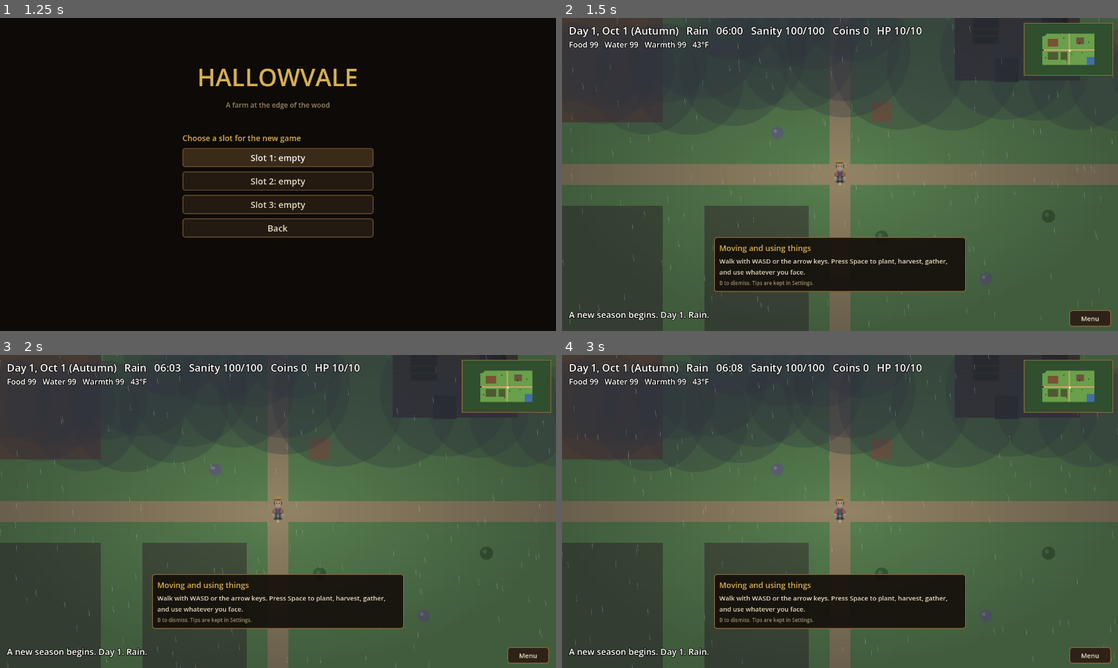
Above: before the commit, frames 1-4 (two rows, left to right).
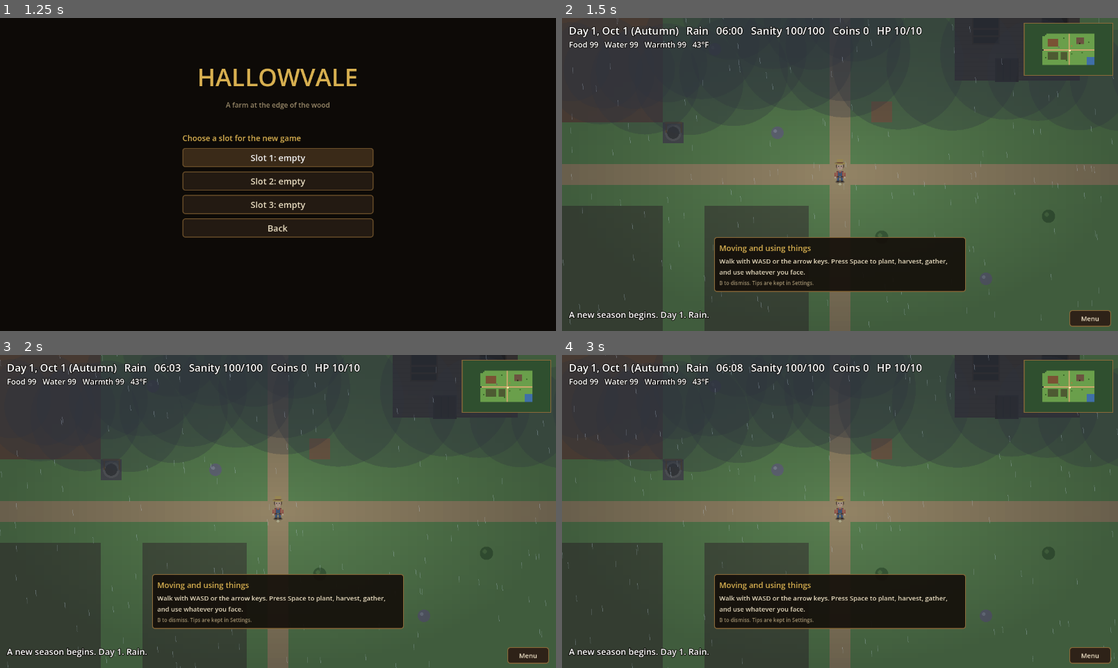
Above: after the commit, the same moments.

Repository: joshj1108/CrowCreekHollow
Game: Godot game, scene res://scenes/main.tscn
Two runs of this game, one before a commit and one after it. Both use one fixed random seed, a clock stepped at 60 frames per second and the inputs below.
Inputs:
- Up to frame 1 (1.25 s): click "New Game" at 0.5 s
- Up to frame 2 (1.5 s): click "Slot 1: empty" at 1.25 s
- Up to frame 3 (2 s): no input
- Up to frame 4 (3 s): click "Menu" at 2 s; click "Skills K" at 2.75 s

Frame 1 is identical in both runs. In frame 2, 0.2% of the frame differs, in the area x 18-90%, y 9-40%; in frame 3, 0.2%; in frame 4, 0.2%.

Commit message:
Add a seized well, a hose to every plot, and daily watering
The farm has a well beside plot one that starts seized. Repairing the
pump costs wood, fiber, and Carpentry, and fills the tank. Attaching
the hose lets you water any growing crop. Each crop needs one
watering a day to grow overnight, and rain waters every crop on wet
days.

Co-Authored-By: Claude Haiku 5.5 <noreply@anthropic.com>
Claude-Session: https://claude.ai/code/session_016EvHBYyFANDWxunM27u84C

Diff:
--- a/scripts/action_bar.gd
+++ b/scripts/action_bar.gd
@@ -39,6 +39,7 @@
 	"Buildings": "The workshop, the coop, and the barn",
 	"Coop": "Hens and their feed",
 	"Barn": "Livestock",
+	"Well": "Water for the farm",
 	"Achievements": "Things you have done",
 	"Settings": "Time is paused while you are here",
 }
--- a/scripts/main.gd
+++ b/scripts/main.gd
@@ -142,6 +142,12 @@
 const MEAL_FOOD := 45.0
 const CROP_FOOD := 18.0
 const POND_WATER := 40.0
+const WELL_IX := Vector2i(12, 10)     # farm tile between plot one and the path, beside plot one
+const WELL_CAPACITY := 40.0           # water in the tank when it refills each morning
+const DRINK_WELL := 35.0
+const WELL_REPAIR := {"wood": 4, "fiber": 3, "level": 2}
+const HOSE_COST := {"fiber": 3, "resin": 2}
+const WATER_RAIN_KINDS := ["drizzle", "rain", "downpour"]   # rain waters every crop
 const SEASON_TEMP := {"Winter": 40.0, "Spring": 51.0, "Summer": 67.0, "Autumn": 54.0}
 const WEATHER_TEMP := {"sunny": 6.0, "cloudy": 0.0, "fog": -2.0, "drizzle": -3.0, "rain": -4.0, "downpour": -6.0, "snow": -10.0}
 const WEATHER_LIGHT := {
@@ -162,7 +168,8 @@
 const TIPS := [
 	{"id": "move", "title": "Moving and using things", "text": "Walk with WASD or the arrow keys. Press Space to plant, harvest, gather, and use whatever you face."},
 	{"id": "menus", "title": "Menus", "text": "K Skills, I Inventory, G Gear, C Craft, Q Quests, H House, U Buildings, J Achievements. Esc opens Settings, and time stops while it's open."},
-	{"id": "farm", "title": "Growing food", "text": "Face a soil tile and press Space to plant a seed. Crops ripen over days. Face a ripe crop and press Space to harvest it."},
+	{"id": "farm", "title": "Growing food", "text": "Face a soil tile and press Space to plant a seed. Crops need water each day to grow. Face a ripe crop and press Space to harvest it."},
+	{"id": "well", "title": "The well", "text": "The pump by the plots is seized. Repair it from the Well panel, then attach the hose. The hose reaches every plot, so face a crop and press Space to water it. Rain waters everything."},
 	{"id": "sleep", "title": "Sleeping", "text": "Walk to the bed in the bedroom and press Space from 18:00 to save and end the day. Stay up past 03:00 and you collapse, which lowers your sanity limit."},
 	{"id": "chores", "title": "Keeping house", "text": "The house wears down a little each night. Tidy it and mend a board each day from the House menu (H). Chores you skip add wear."},
 	{"id": "repair", "title": "Repairing the farmhouse", "text": "Repair the house from the House menu (H). Each stage restores it inside and out, and unlocks rooms and features."},
@@ -575,9 +582,9 @@
 	{"message": "The field is quiet tonight. Too quiet.", "shadow": "none", "sanity": -3},
 ]
 
-enum Tile { TREE, GRASS, SOIL, PATH, WATER, HOUSE, DOOR, FLOOR, WALL, EXIT, BED, STATION, DESK, FALLOW, STALL, CELLAR, COOLER, GATE, SMOKEHOUSE, FURNACE, PORTAL, CAMP, CAVE_MOUTH, CAVE_EXIT, ORE_COPPER, ORE_IRON, COOP, BARN, TABLE, FIREPLACE }
-
-const BLOCKING := [Tile.TREE, Tile.WATER, Tile.HOUSE, Tile.WALL, Tile.BED, Tile.STATION, Tile.DESK, Tile.STALL, Tile.CELLAR, Tile.COOLER, Tile.SMOKEHOUSE, Tile.FURNACE, Tile.CAMP, Tile.ORE_COPPER, Tile.ORE_IRON, Tile.COOP, Tile.BARN, Tile.TABLE, Tile.FIREPLACE]
+enum Tile { TREE, GRASS, SOIL, PATH, WATER, HOUSE, DOOR, FLOOR, WALL, EXIT, BED, STATION, DESK, FALLOW, STALL, CELLAR, COOLER, GATE, SMOKEHOUSE, FURNACE, PORTAL, CAMP, CAVE_MOUTH, CAVE_EXIT, ORE_COPPER, ORE_IRON, COOP, BARN, TABLE, FIREPLACE, WELL }
+
+const BLOCKING := [Tile.TREE, Tile.WATER, Tile.HOUSE, Tile.WALL, Tile.BED, Tile.STATION, Tile.DESK, Tile.STALL, Tile.CELLAR, Tile.COOLER, Tile.SMOKEHOUSE, Tile.FURNACE, Tile.CAMP, Tile.ORE_COPPER, Tile.ORE_IRON, Tile.COOP, Tile.BARN, Tile.TABLE, Tile.FIREPLACE, Tile.WELL]
 
 const TILE_COLORS := {
 	Tile.TREE: Color("2f4f2f"),
@@ -606,6 +613,7 @@
 	Tile.ORE_COPPER: Color("b87333"),
 	Tile.ORE_IRON: Color("8a8f99"),
 	Tile.COOP: Color("8a6a3a"),
+	Tile.WELL: Color("6e6a64"),
 	Tile.BARN: Color("7a2e26"),
 	Tile.TABLE: Color("7a5230"),
 	Tile.FIREPLACE: Color("5a5650"),
@@ -648,7 +656,10 @@
 var food := 100.0
 var water := 100.0
 var warmth := 100.0
-var starve_timer := 0.0      # hours spent with an empty need, toward the next HP lost
+var starve_timer := 0.0
+var well_repaired := false
+var hose_attached := false
+var well_water := 0.0      # hours spent with an empty need, toward the next HP lost
 var weather_kind := ""       # today's weather, rolled each morning: see WEATHER_WEIGHTS
 var skill_xp := {"Farming": 0, "Bushcrafting": 0, "Carpentry": 0, "Cleaning": 0, "Fishing": 0, "Cooking": 0, "Combat": 0, "Forestry": 0, "Mining": 0, "Smithing": 0}
 var inventory := {"seeds": STARTING_SEEDS, "pumpkin_seeds": 0, "crops": 0, "fish": 0, "meals": 0, "smoked": 0, "dried": 0, "canned": 0, "fermented": 0}
@@ -962,6 +973,8 @@
 				_draw_coop_tile(cell, Vector2i(x, y) - coop_tile)
 			elif tile == Tile.BARN:
 				_draw_barn_tile(cell, Vector2i(x, y) - barn_tile)
+			elif tile == Tile.WELL:
+				_draw_well(cell)
 			elif tile == Tile.CELLAR:
 				_draw_cellar_tile(cell)
 			elif tile == Tile.SMOKEHOUSE:
@@ -1001,6 +1014,9 @@
 		var center := _tile_center(pos.x, pos.y)
 		var size := PX * (0.2 + 0.2 * stage)
 		draw_rect(Rect2(center - Vector2.ONE * size * 0.5, Vector2.ONE * size), Color(colors[stage]))
+		# A blue drop shows the crop was watered today, so it will grow tonight.
+		if int(crop.get("watered_day", 0)) == day:
+			draw_circle(center + Vector2(PX * 0.34, -PX * 0.34), PX * 0.1, Color("6fa8dc"))
 
 	for pos in rocks:
 		var rc := _tile_center(pos.x, pos.y)
@@ -1213,6 +1229,8 @@
 					t = Tile.DOOR
 				if GROVE_SPOTS.has(Vector2i(ix, iy)):
 					t = Tile.TREE
+				if Vector2i(ix, iy) == WELL_IX:
+					t = Tile.WELL
 			row.append(t)
 		map.append(row)
 
@@ -1477,6 +1495,8 @@
 			return cellar_built
 		"needs":
 			return current_hour >= 12.0
+		"well":
+			return day >= 2
 	return false
 
 
@@ -1659,6 +1679,15 @@
 		return
 	if action_id == "unstick":
 		_unstick()
+		return
+	if action_id == "repair_well":
+		_repair_well()
+		return
+	if action_id == "attach_hose":
+		_attach_hose()
+		return
+	if action_id == "drink_well":
+		_drink_well()
 		return
 	if action_id == "toggle_music":
 		_toggle_music()
@@ -1778,6 +1807,8 @@
 			rows = _coop_rows()
 		"Barn":
 			rows = _barn_rows()
+		"Well":
+			rows = _well_rows()
 		"Settings":
 			rows = _settings_rows() + _tip_rows() + _game_rows()
 	action_bar.show_panel(open_tab, rows)
@@ -1826,6 +1857,9 @@
 	rows.append({"grid": _seed_cells(), "columns": 5})
 	rows.append({"section": "Planting"})
 	rows.append({"name": "Planting with", "value": _seed_label(selected_seed)})
+	var growing := crops.size()
+	if growing > 0:
+		rows.append({"name": "Watered today", "value": "%d of %d growing crops" % [_watered_today(), growing], "progress": float(_watered_today()) / float(growing)})
 	if _level("Farming") >= PUMPKIN_LEVEL:
 		rows.append({
 			"name": "Switch seed",
@@ -2331,6 +2365,9 @@
 	if kind == Tile.WATER:
 		_drink_pond()
 		return
+	if kind == Tile.WELL:
+		_toggle_tab("Well")
+		return
 	if kind == Tile.TREE and GROVE_SPOTS.has(tile - Vector2i(BORDER_X, BORDER_Y)):
 		_chop(tile)
 		return
@@ -2367,8 +2404,10 @@
 	if crops.has(tile):
 		if crops[tile]["stage"] >= MAX_STAGE:
 			_harvest(tile)
+		elif int(crops[tile].get("watered_day", 0)) == day:
+			_show_message("Already watered today. It isn't ready yet.")
 		else:
-			_show_message("It isn't ready yet.")
+			_water_crop(tile)
 	else:
 		_plant(tile)
 
@@ -2589,6 +2628,123 @@
 	hp = mini(max_hp(), hp + HEAL_MEAL)
 	food = minf(100.0, food + MEAL_FOOD)
 	_show_message("You eat a warm meal. Your mind steadies. Food %d/100, HP %d/%d" % [food, hp, max_hp()])
+
+
+func _can_repair_well() -> bool:
+	return not well_repaired and materials["wood"] >= WELL_REPAIR["wood"] \
+		and materials["fiber"] >= WELL_REPAIR["fiber"] and _level("Carpentry") >= WELL_REPAIR["level"]
+
+
+func _repair_well() -> void:
+	if not _can_repair_well():
+		_show_message("The pump needs %d wood, %d fiber, and Carpentry %d to repair." % [WELL_REPAIR["wood"], WELL_REPAIR["fiber"], WELL_REPAIR["level"]])
+		return
+	materials["wood"] -= WELL_REPAIR["wood"]
+	materials["fiber"] -= WELL_REPAIR["fiber"]
+	well_repaired = true
+	well_water = WELL_CAPACITY
+	_grant_xp("Carpentry", XP_REPAIR)
+	_show_message("You rebuild the pump and the water comes up cold. +%d Carpentry XP" % XP_REPAIR)
+	queue_redraw()
+
+
+func _can_attach_hose() -> bool:
+	return well_repaired and not hose_attached and materials["fiber"] >= HOSE_COST["fiber"] \
+		and materials["resin"] >= HOSE_COST["resin"]
+
+
+# The hose runs from the pump to every plot on the farm, so it waters any crop you face.
+func _attach_hose() -> void:
+	if not _can_attach_hose():
+		_show_message("The hose needs %d fiber and %d resin, and the pump has to be working." % [HOSE_COST["fiber"], HOSE_COST["resin"]])
+		return
+	materials["fiber"] -= HOSE_COST["fiber"]
+	materials["resin"] -= HOSE_COST["resin"]
+	hose_attached = true
+	_show_message("The hose is on. It reaches every plot, so face a crop and press Space to water it.")
+
+
+func _drink_well() -> void:
+	if not well_repaired:
+		_show_message("The pump is seized. Repair it from this panel first.")
+		return
+	if water >= 100.0:
+		_show_message("You're not thirsty.")
+		return
+	water = minf(100.0, water + DRINK_WELL)
+	_show_message("Cold water from the pump. Water %d/100" % water)
+
+
+# Watering uses one unit from the tank, and a crop only needs to be watered once a day.
+func _water_crop(tile: Vector2i) -> void:
+	if not well_repaired or not hose_attached:
+		_show_message("Nothing comes out of the hose. Repair the pump and attach the hose from the Well.")
+		return
+	if well_water < 1.0:
+		_show_message("The tank is dry. It refills each morning.")
+		return
+	well_water -= 1.0
+	crops[tile]["watered_day"] = day
+	stats["watered"] = int(stats.get("watered", 0)) + 1
+	_show_message("Watered. The tank has %d left." % int(well_water))
+	queue_redraw()
+
+
+func _watered_today() -> int:
+	var n := 0
+	for pos in crops:
+		if int(crops[pos].get("watered_day", 0)) == day:
+			n += 1
+	return n
+
+
+func _well_rows() -> Array:
+	var rows: Array = [{"section": "Pump"}]
+	if not well_repaired:
+		rows.append({"name": "Pump", "value": "Seized. The pipe has rotted through, and the crank won't turn."})
+		rows.append({
+			"name": "Repair the pump",
+			"value": "%d wood, %d fiber, Carpentry %d" % [WELL_REPAIR["wood"], WELL_REPAIR["fiber"], WELL_REPAIR["level"]],
+			"button": "Repair",
+			"action": "repair_well",
+			"enabled": _can_repair_well(),
+		})
+		rows.append({"note": "Repairing the pump also refills the tank and gives Carpentry XP."})
+		return rows
+	rows.append({"name": "Water in the tank", "value": "%d of %d" % [int(well_water), int(WELL_CAPACITY)], "progress": well_water / WELL_CAPACITY})
+	rows.append({"note": "The tank refills each morning. Drinking from the pump costs nothing."})
+	rows.append({
+		"name": "Drink from the pump",
+		"value": "+%d water" % int(DRINK_WELL),
+		"button": "Drink",
+		"action": "drink_well",
+		"enabled": water < 100.0,
+	})
+	rows.append({"section": "Hose"})
+	if hose_attached:
+		rows.append({"name": "Hose", "value": "Attached. It reaches every plot on the farm. Face a crop and press Space to water it."})
+	else:
+		rows.append({
+			"name": "Attach the hose",
+			"value": "%d fiber, %d resin. It reaches every plot on the farm." % [HOSE_COST["fiber"], HOSE_COST["resin"]],
+			"button": "Attach",
+			"action": "attach_hose",
+			"enabled": _can_attach_hose(),
+		})
+	return rows
+
+
+func _draw_well(cell: Rect2) -> void:
+	var c := cell.get_center()
+	var r := cell.size.x * 0.4
+	draw_circle(c, r, Color("6e6a64"))
+	draw_circle(c, r * 0.72, Color("2a3440") if well_repaired else Color("3d3a36"))
+	if well_repaired:
+		draw_circle(c + Vector2(-r * 0.2, -r * 0.2), r * 0.2, Color("5a7d9a"))
+	# Posts and a crossbeam with the crank.
+	draw_rect(Rect2(c.x - r * 0.95, c.y - r * 1.25, 4, r * 1.25), Color("6b4e2e"))
+	draw_rect(Rect2(c.x + r * 0.9, c.y - r * 1.25, 4, r * 1.25), Color("6b4e2e"))
+	draw_rect(Rect2(c.x - r * 1.05, c.y - r * 1.3, r * 2.1, 4), Color("7a5a36"))
 
 
 func _eat_crop() -> void:
@@ -5008,8 +5164,21 @@
 	stats["spoiled"] += spoiled
 	var spoil_note := (" %d fish spoiled in your pack overnight." % spoiled) if spoiled > 0 else ""
 	var upkeep_note := _settle_day()
+	# Rain waters every crop. Otherwise a crop must have been watered today to grow.
+	if weather_kind in WATER_RAIN_KINDS:
+		for pos in crops:
+			crops[pos]["watered_day"] = day
+	var thirsty := 0
 	for pos in crops.keys():
-		crops[pos]["stage"] = min(crops[pos]["stage"] + 1, MAX_STAGE)
+		if int(crops[pos].get("watered_day", 0)) == day:
+			crops[pos]["stage"] = min(crops[pos]["stage"] + 1, MAX_STAGE)
+		elif crops[pos]["stage"] < MAX_STAGE:
+			thirsty += 1
+	if thirsty > 0:
+		upkeep_note += " %d crop%s went thirsty and didn't grow." % [thirsty, "" if thirsty == 1 else "s"]
+	# The pump refills the tank overnight.
+	if well_repaired:
+		well_water = WELL_CAPACITY
 	day += 1
 	_roll_weather()
 	clock = 0.0
@@ -5113,6 +5282,9 @@
 		"water": water,
 		"warmth": warmth,
 		"starve_timer": starve_timer,
+		"well_repaired": well_repaired,
+		"hose_attached": hose_attached,
+		"well_water": well_water,
 		"skill_xp": skill_xp,
 		"inventory": inventory,
 		"materials": materials,
@@ -5188,6 +5360,9 @@
 	water = float(data.get("water", 100.0))
 	warmth = float(data.get("warmth", 100.0))
 	starve_timer = float(data.get("starve_timer", 0.0))
+	well_repaired = bool(data.get("well_repaired", false))
+	hose_attached = bool(data.get("hose_attached", false))
+	well_water = float(data.get("well_water", 0.0))
 	_merge_ints(skill_xp, data.get("skill_xp"))
 	_merge_ints(inventory, data.get("inventory"))
 	_merge_ints(materials, data.get("materials"))
@@ -5241,7 +5416,7 @@
 	crops.clear()
 	for c in data.get("crops", []):
 		var kind := str(c.get("kind", "turnip"))
-		crops[Vector2i(int(c["x"]), int(c["y"]))] = {"stage": int(c["stage"]), "kind": kind}
+		crops[Vector2i(int(c["x"]), int(c["y"]))] = {"stage": int(c["stage"]), "kind": kind, "watered_day": int(c.get("watered_day", 0))}
 	brush.clear()
 	for b in data.get("brush", []):
 		brush[Vector2i(int(b[0]), int(b[1]))] = true
@@ -5297,7 +5472,7 @@
 	var arr: Array = []
 	for pos in crops:
 		var crop: Dictionary = crops[pos]
-		arr.append({"x": pos.x, "y": pos.y, "stage": crop["stage"], "kind": crop["kind"]})
+		arr.append({"x": pos.x, "y": pos.y, "stage": crop["stage"], "kind": crop["kind"], "watered_day": int(crop.get("watered_day", 0))})
 	return arr
 
 
Not shown, changed: DESIGN.md
